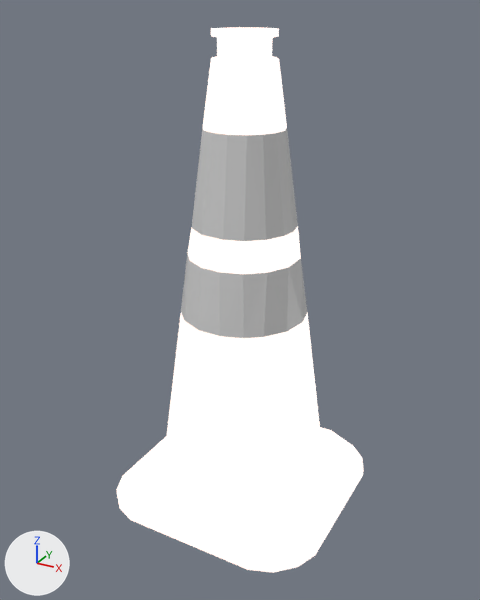
The COLLADA model cmh_gazebo/meshes/cone_big.dae as it was, and as the next commit left it.
Both versions are drawn from a 50 mm camera at (0.324, -0.599, 0.545) aimed at (-0.001, -0.008, 0.25). The lights are fixed; the arrows at lower left show +X, +Y and +Z. The first picture is the older version. Where no turn or scale is listed for an object, it has been applied to the vertices.

Objects in the first picture: '_8_Inch'.
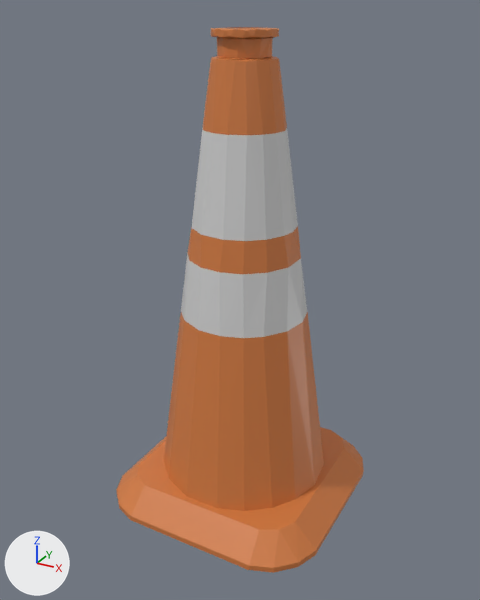
Changed parts and their boxes (x1, y1, x2, y2) in the pictures (480 x 600 px):
'_8_Inch', surface changed (white to orange)
    both: (116, 27, 364, 573)

What changed in the scene script:
```text
Change mat_material_003:
    remove mat_material_003.emission_strength = 1.0
```
